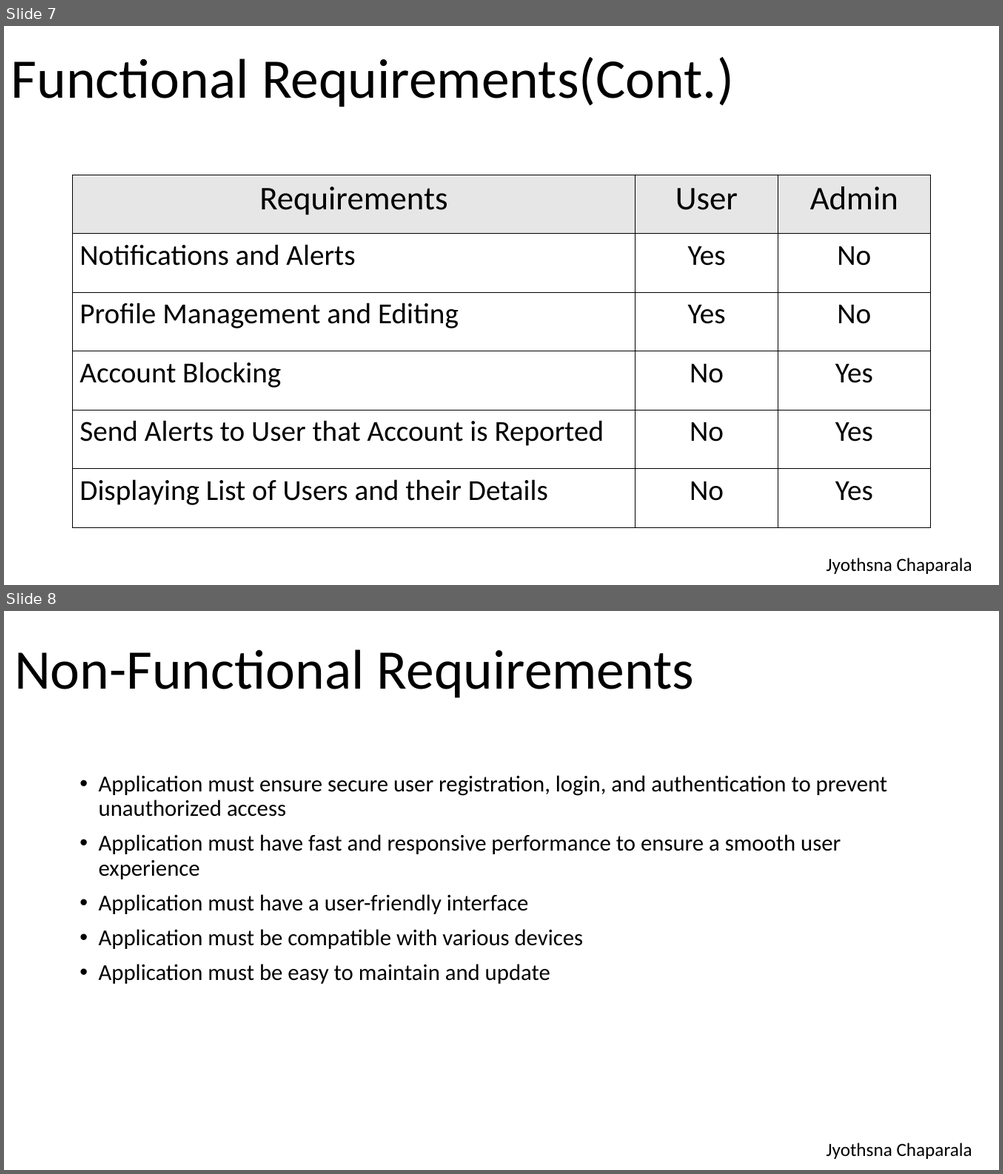
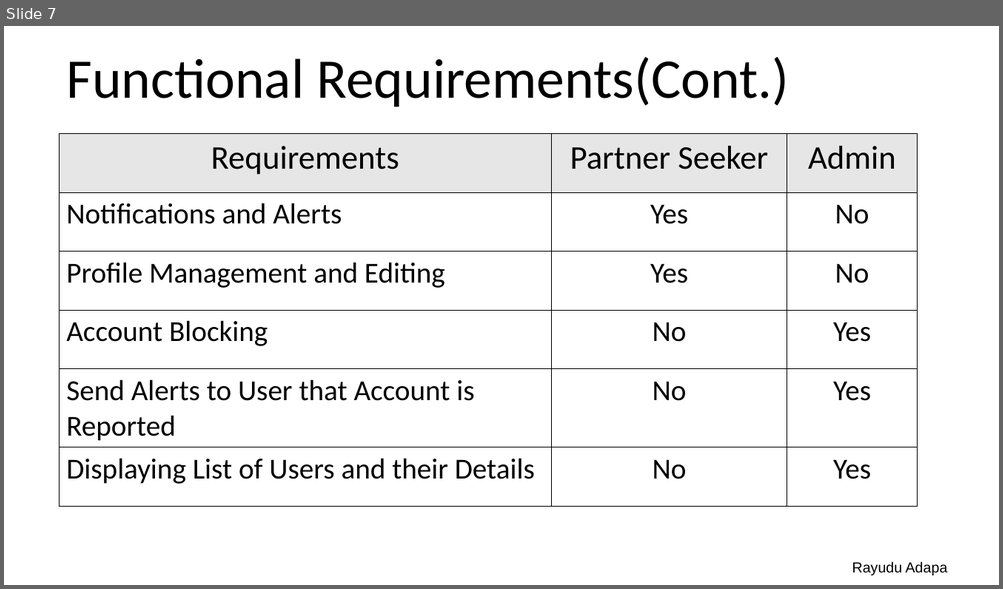
Before and after one commit to JyothsnaCh0831/SoulSwipe, a slide deck: SoulSwipe.pptx. Shown one above the other, each under a label of ours: slides 7 and 8 before the commit, slide 7 after it. The pictures are 1003x1174 and 1003x589 pixels, drawn with LibreOffice and Linux fonts; fonts in the diff are those of the drawing. Boxes give left, top, right and bottom in pixels: in the first picture for what was removed or moved away, otherwise in the second. Text is boxed around its words. In the diff, an @@ line names an element or a change of style, - is before the commit and + after.

```diff
--- a/SoulSwipe.pptx
+++ b/SoulSwipe.pptx
@@ slide 8 removed at bbox=[4, 611, 999, 1170], background #FFFFFF @@
@@ title removed at bbox=[14, 649, 694, 698] @@
-Non-Functional Requirements
@@ text removed at bbox=[99, 775, 888, 984] @@
-• Application must ensure secure user registration, login, and authentication to prevent unauthorized access
-• Application must have fast and responsive performance to ensure a smooth user experience
-• Application must have a user-friendly interface
-• Application must be compatible with various devices
-• Application must be easy to maintain and update
@@ text removed at bbox=[826, 1143, 972, 1159] @@
-Jyothsna Chaparala
@@ slide 7 changed as well @@
@@ title "Functional Requirements(Cont.)": place and size @@
-title "Functional Requirements(Cont.)" at bbox=[11, 57, 734, 107]
+title "Functional Requirements(Cont.)" at bbox=[66, 57, 789, 107]
@@ table at bbox=[60, 134, 917, 506] @@
-row 1, column 2: User
+row 1, column 2: Partner Seeker
@@ table: place and size @@
-table at bbox=[73, 175, 930, 528]
+table at bbox=[60, 134, 917, 506]
@@ text removed at bbox=[826, 558, 972, 574] @@
-Jyothsna Chaparala
@@ text added at bbox=[852, 562, 948, 576], 14 pt, text #000000 @@
+Rayudu Adapa
```
Also in this commit, not shown: 9 other slides changed, 8 slides added, 4 other slides removed.
